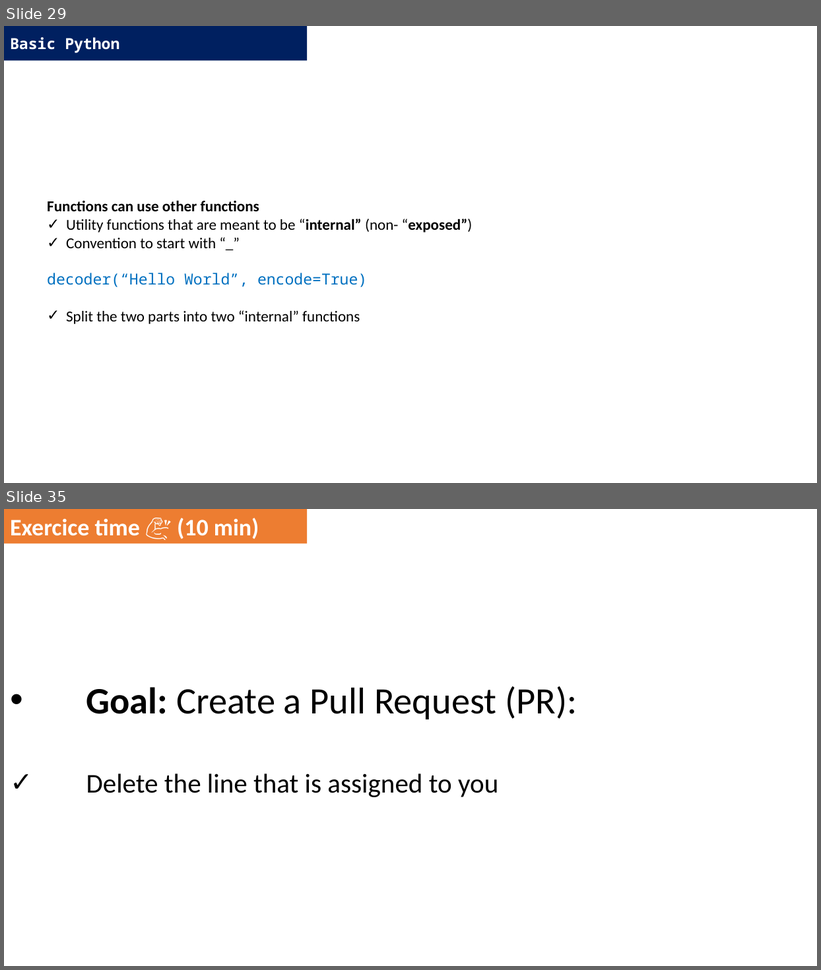
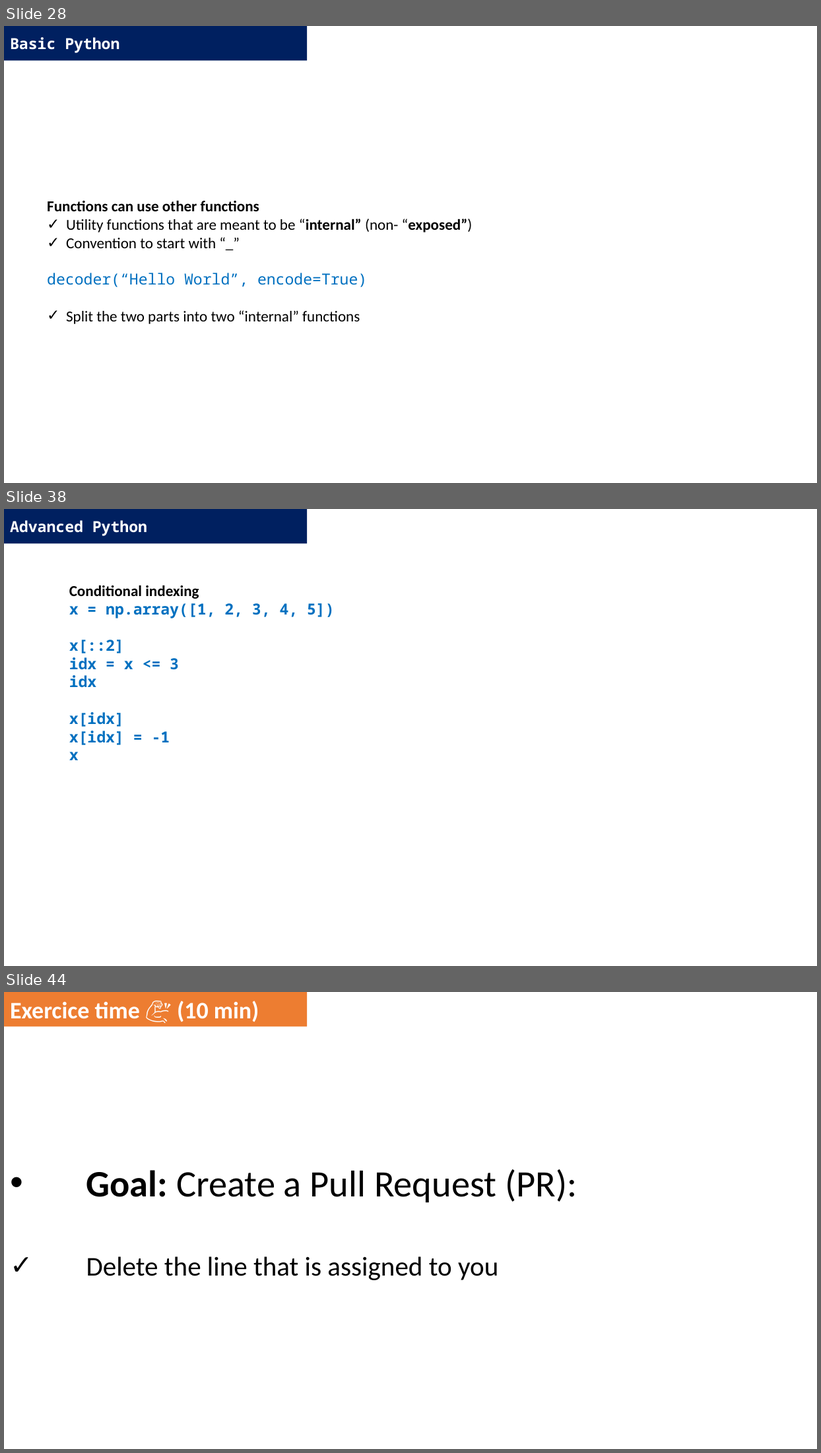
Before and after one commit to DominiqueMakowski/teaching, a slide deck: Python/2022_Zurich/AdvancedPython_2022.pptx. Shown one above the other, each under a label of ours: slides 29 and 35 before the commit, slides 28, 38 and 44 after it; the slides between them are not shown. The pictures are 821x970 and 821x1453 pixels, drawn with LibreOffice and Linux fonts; fonts in the diff are those of the drawing. Boxes give left, top, right and bottom in pixels: in the first picture for what was removed or moved away, otherwise in the second. Text is boxed around its words. In the diff, an @@ line names an element or a change of style, - is before the commit and + after.

```diff
--- a/Python/2022_Zurich/AdvancedPython_2022.pptx
+++ b/Python/2022_Zurich/AdvancedPython_2022.pptx
@@ slide 38 added at [4,509,817,966], background #FFFFFF @@
@@ rectangle added at [4,509,307,544], fill #002060, 18 pt, text #FFFFFF, bold @@
+Advanced Python
@@ text added at [69,585,335,760], 18 pt, text #0070C0, bold @@
+Conditional indexing
+x = np.array([1, 2, 3, 4, 5])
+x[::2]
+idx = x <= 3
+idx
+x[idx]
+x[idx] = -1
+x
@@ what was slide 29 is now slide 28 @@
@@ what was slide 35 is now slide 44 @@
```
Also in this commit, not shown: 5 slides changed, 12 other slides added, 5 slides removed.
